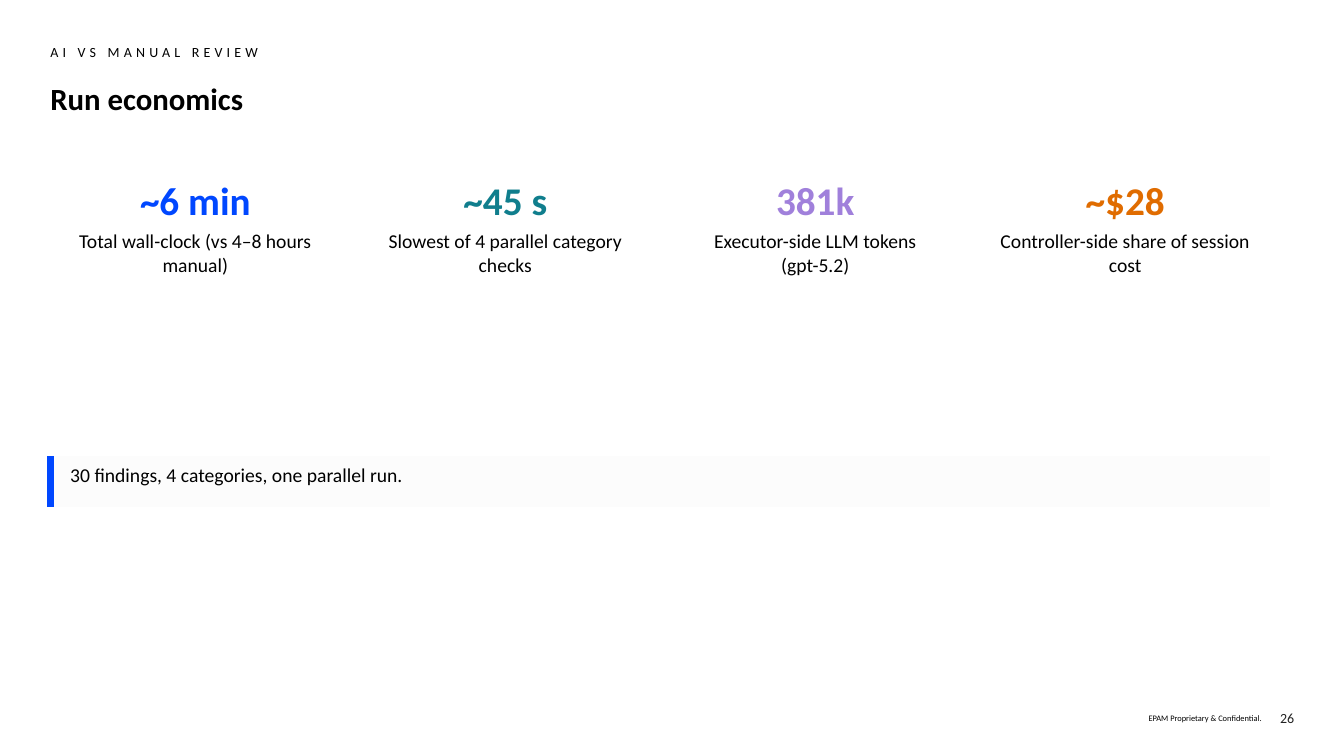
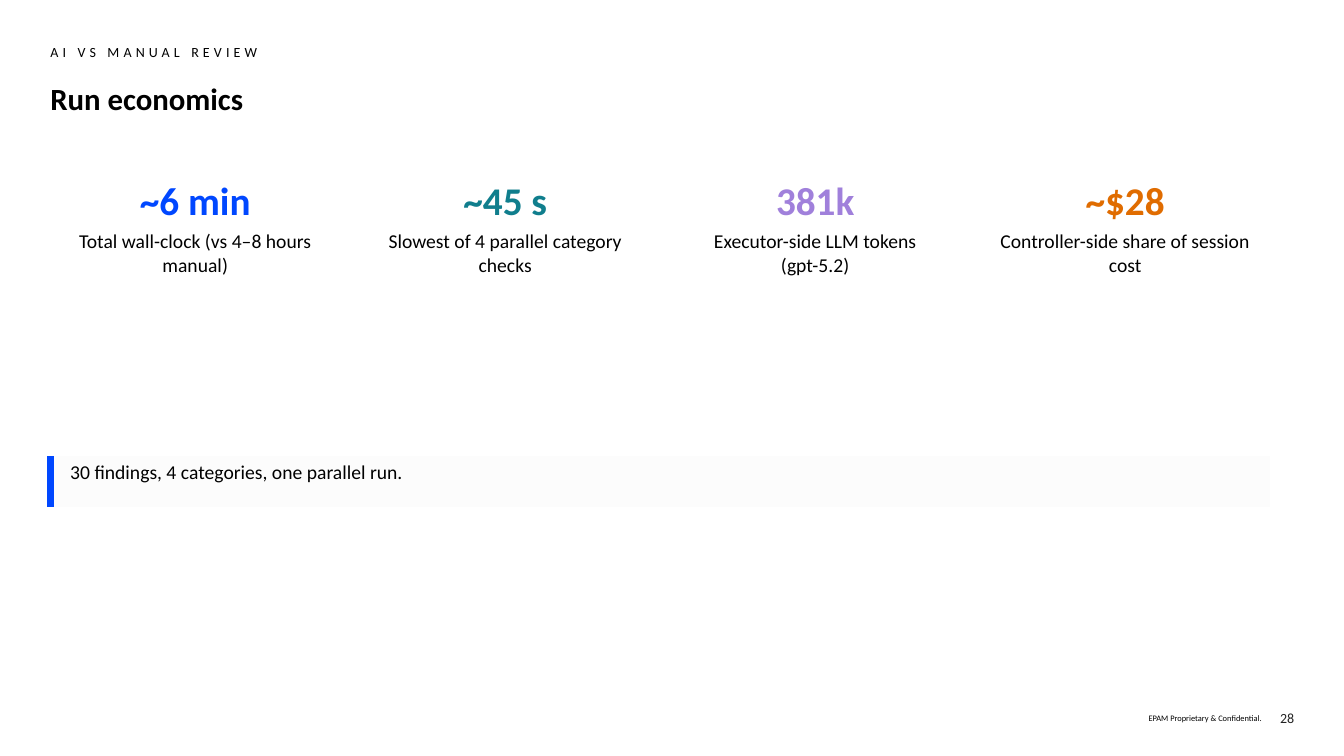
Before and after one commit to fr0ster/cloud-llm-hub, a slide deck: slide 28 of docs/tutorials/code-review/examples/ZDMS_UPLOAD_FILES/report.simple-deck.pptx (slide 26 before the commit). Drawn at 1344x756 pixels with LibreOffice and Linux fonts; fonts in the diff are those of the drawing; background and template pictures are left out. Boxes give left, top, right and bottom in pixels: in the first picture for what was removed or moved away, otherwise in the second. Text is boxed around its words. In the diff, an @@ line names an element or a change of style, - is before the commit and + after.

```diff
--- a/docs/tutorials/code-review/examples/ZDMS_UPLOAD_FILES/report.simple-deck.pptx
+++ b/docs/tutorials/code-review/examples/ZDMS_UPLOAD_FILES/report.simple-deck.pptx
@@ table at <box>50,456,1270,506</box> @@
@@ borders changed @@
@@ page number at <box>1280,713,1294,723</box>: text changed @@
-26
+28
```
Also in this commit, not shown: 21 other slides changed, 4 slides added, 2 slides removed, 15 other files.
